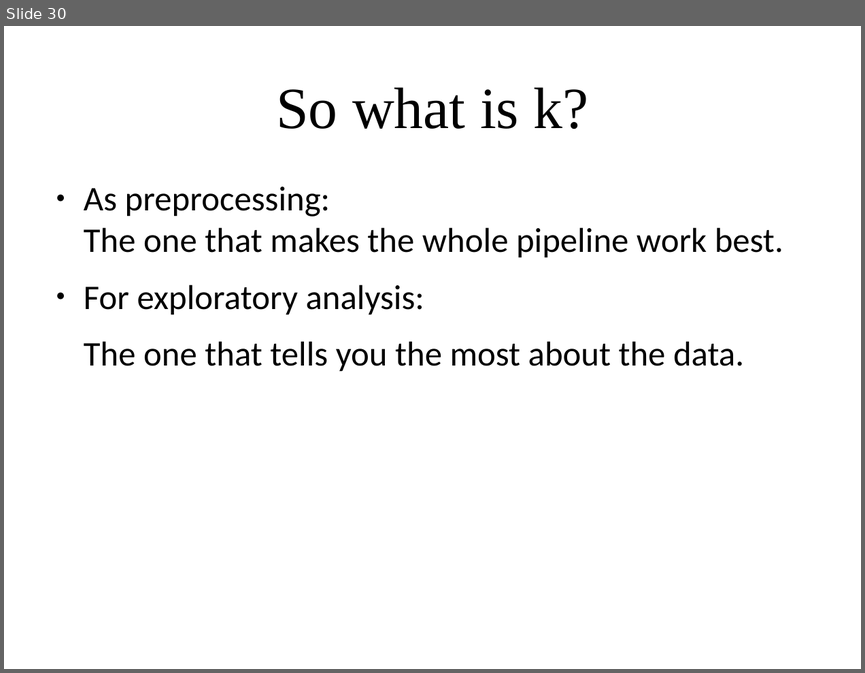
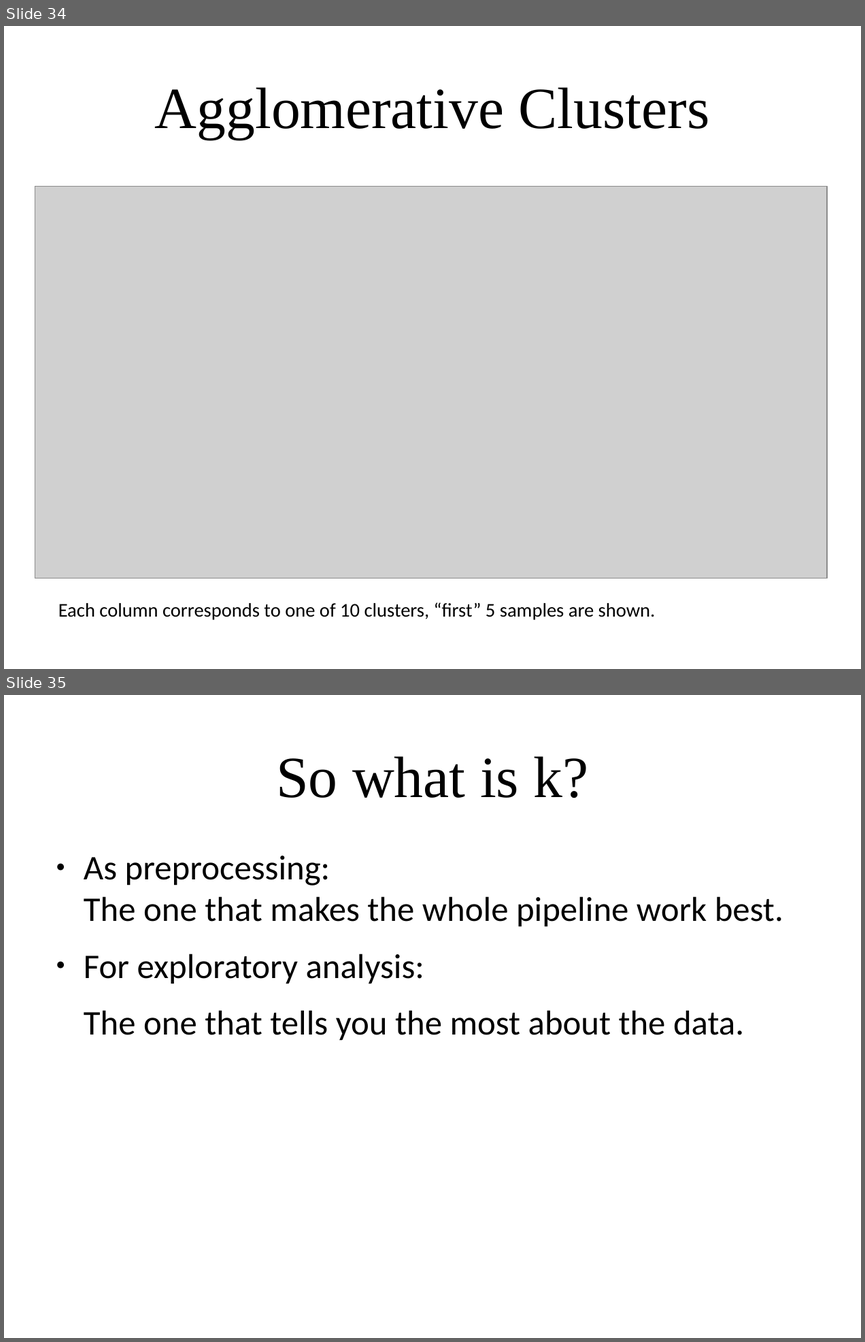
Before and after one commit to amueller/applied_ml_spring_2017, a slide deck: slides/aml-17-032717.odp. Shown one above the other, each under a label of ours: slide 30 before the commit, slides 34 and 35 after it. The pictures are 865x673 and 865x1342 pixels, drawn with LibreOffice and Linux fonts; fonts in the diff are those of the drawing; grey boxes stand for pictures. Boxes give left, top, right and bottom in pixels: in the first picture for what was removed or moved away, otherwise in the second. Text is boxed around its words. In the diff, an @@ line names an element or a change of style, - is before the commit and + after.

```diff
--- a/slides/aml-17-032717.odp
+++ b/slides/aml-17-032717.odp
@@ slide 34 added at (4,26,861,669), background #FFFFFF @@
@@ title added at (155,87,710,139), 54 pt, text #000000 @@
+Agglomerative Clusters
@@ picture added at (35,186,827,578) @@
@@ text added at (58,602,655,620), 18 pt, text #000000 @@
+Each column corresponds to one of 10 clusters, “first” 5 samples are shown.
@@ what was slide 30 is now slide 35 @@
```
Also in this commit, not shown: 1 slide changed, 5 other slides added, 1 slide removed, 1 other file.
